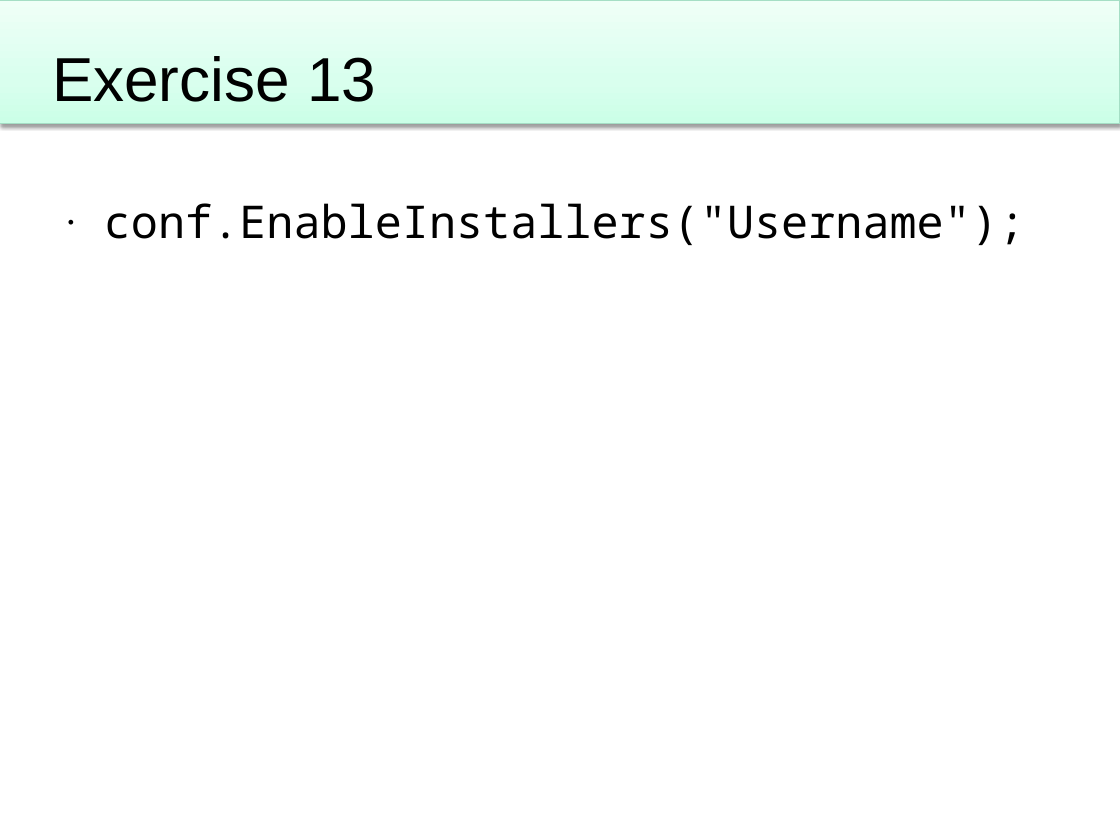
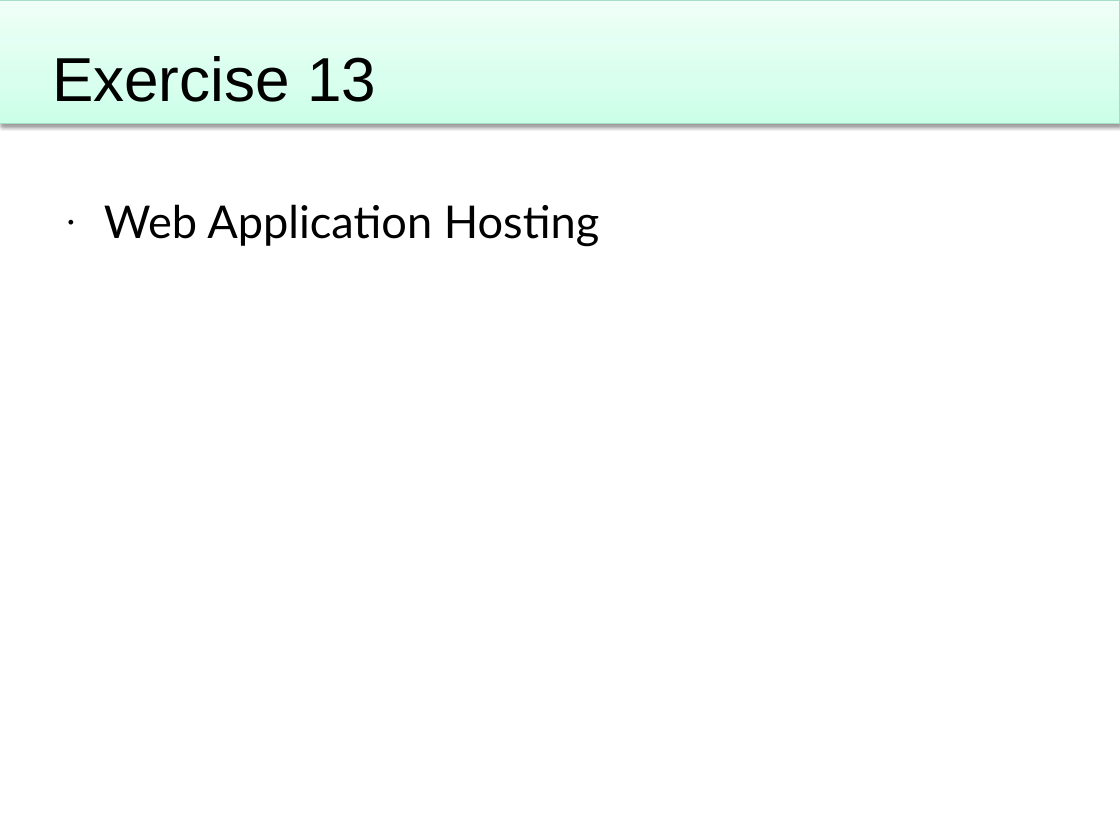
Before and after one commit to Particular/Course.Slides, a slide deck: slide 69 of EnterpriseDevelopmentWithNServiceBus.pptx (slide 71 before the commit). Drawn at 1120x840 pixels with LibreOffice and Linux fonts; fonts in the diff are those of the drawing; background and template pictures are left out. Boxes give left, top, right and bottom in pixels: in the first picture for what was removed or moved away, otherwise in the second. Text is boxed around its words. In the diff, an @@ line names an element or a change of style, - is before the commit and + after.

```diff
--- a/EnterpriseDevelopmentWithNServiceBus.pptx
+++ b/EnterpriseDevelopmentWithNServiceBus.pptx
@@ text at [104,204,599,247]: text changed; font Noto Sans Mono to Lato @@
-• conf.EnableInstallers("Username");
+• Web Application Hosting
```
Also in this commit, not shown: 11 other slides changed, 2 slides removed, 1 other file.
